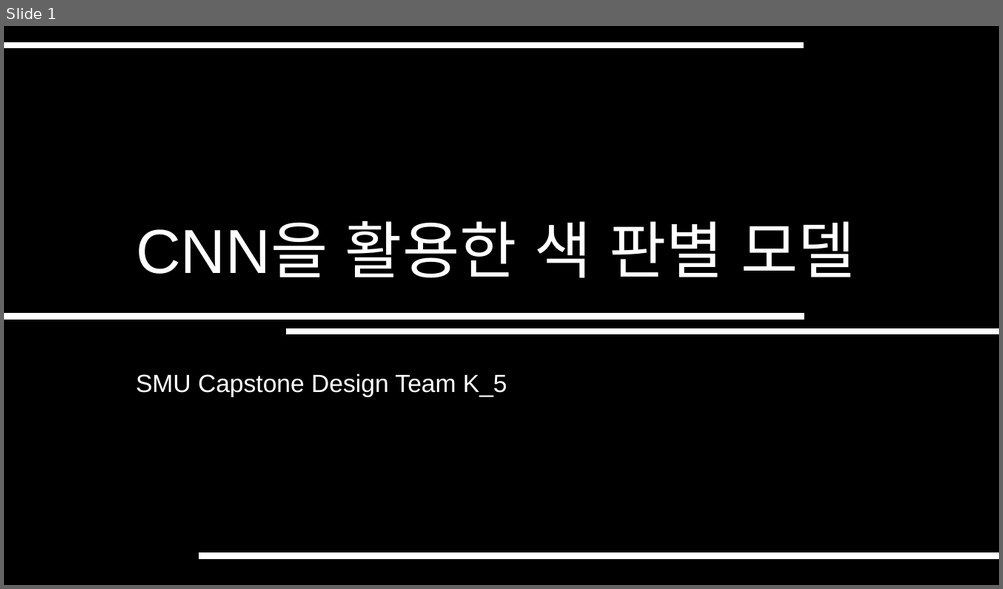
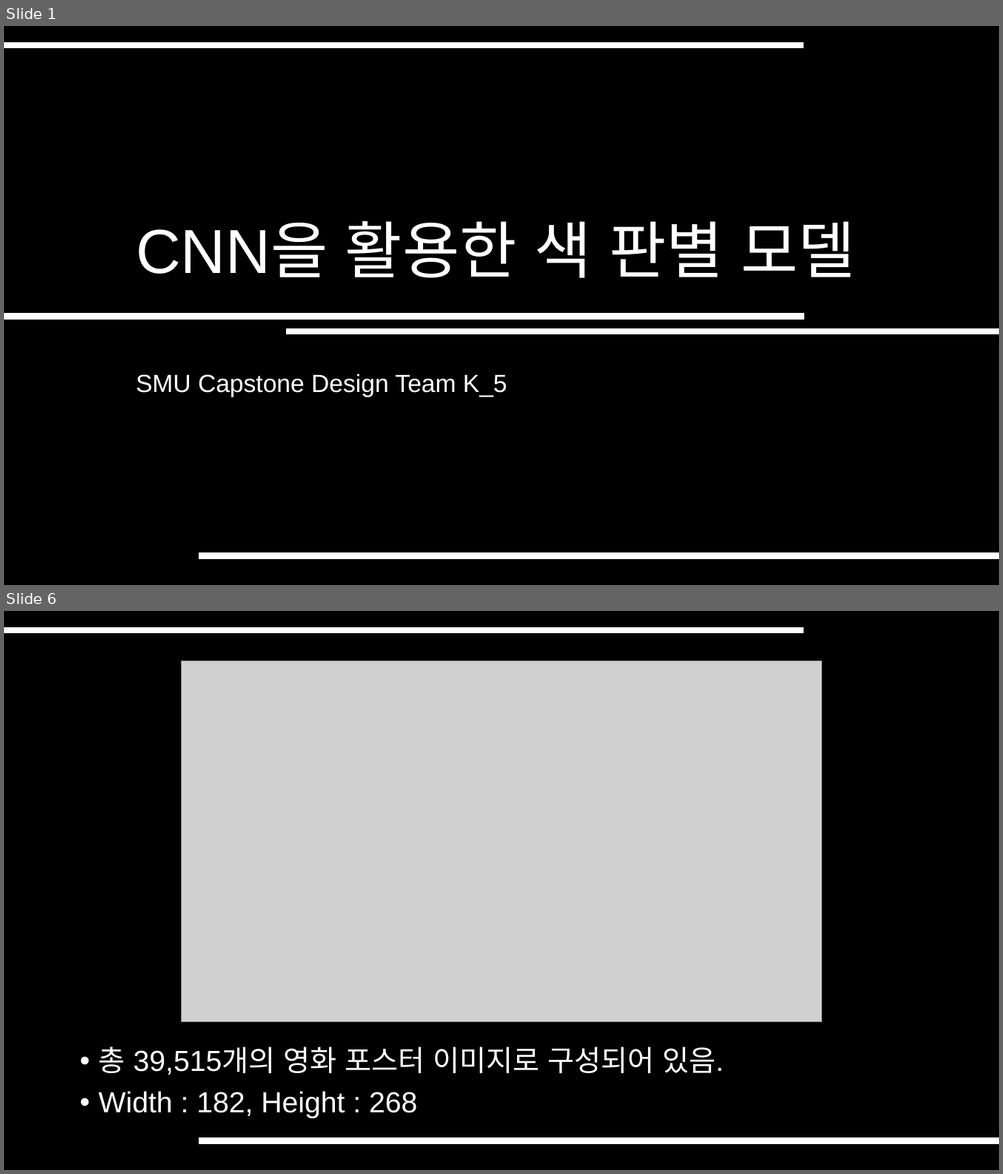
Before and after one commit to SeungHwanK/Team-K_5, a slide deck: 2. 김종욱 교수님 미팅 준비 자료/Subjects.pptx. Shown one above the other, each under a label of ours: slide 1 before the commit, slides 1 and 6 after it; the slides between them are not shown. The pictures are 1003x589 and 1003x1174 pixels, drawn with LibreOffice and Linux fonts; fonts in the diff are those of the drawing; grey boxes stand for pictures. Boxes give left, top, right and bottom in pixels: in the first picture for what was removed or moved away, otherwise in the second. Text is boxed around its words. In the diff, an @@ line names an element or a change of style, - is before the commit and + after.

```diff
--- a/2. 김종욱 교수님 미팅 준비 자료/Subjects.pptx
+++ b/2. 김종욱 교수님 미팅 준비 자료/Subjects.pptx
@@ slide 6 added at bbox=[4, 611, 999, 1170], background #000000; not listed: 1 template element that a slide beside it also shows @@
@@ picture added at bbox=[182, 661, 822, 1023] @@
@@ text added at bbox=[99, 1047, 723, 1119], 28 pt, text #FFFFFF @@
+• 총 39,515개의 영화 포스터 이미지로 구성되어 있음.
+• Width : 182, Height : 268
@@ line added from (199, 1142) to (999, 1142), #FFFFFF 6 pt @@
```
Also in this commit, not shown: 9 slides changed, 2 other slides added, 1 slide removed.
